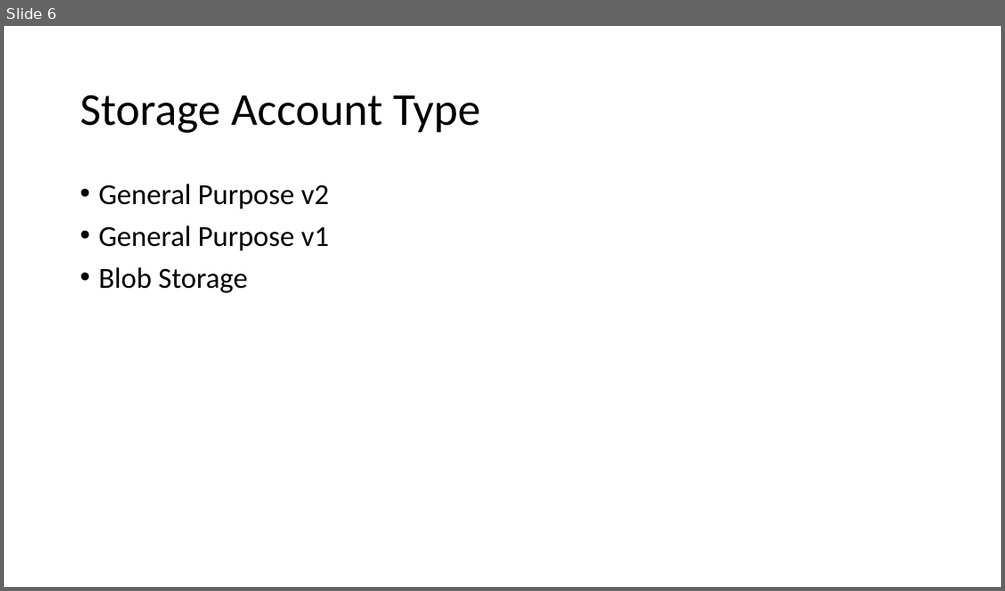
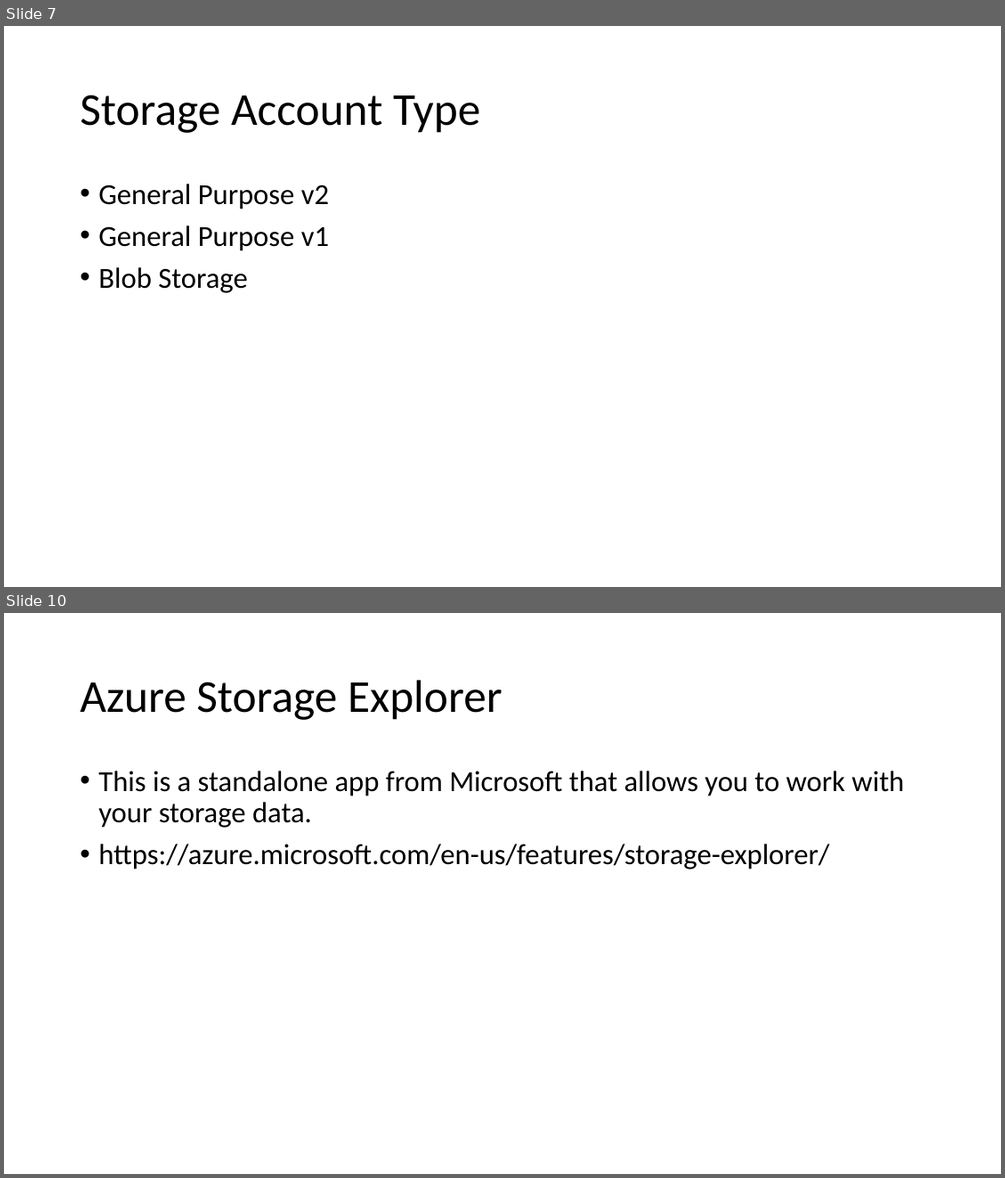
Before and after one commit to Anwarthajudeen/09Sep-AZ104, a slide deck: Azure Storage.pptx. Shown one above the other, each under a label of ours: slide 6 before the commit, slides 7 and 10 after it; the slides between them are not shown. The pictures are 1005x591 and 1005x1178 pixels, drawn with LibreOffice and Linux fonts; fonts in the diff are those of the drawing. Boxes give left, top, right and bottom in pixels: in the first picture for what was removed or moved away, otherwise in the second. Text is boxed around its words. In the diff, an @@ line names an element or a change of style, - is before the commit and + after.

```diff
--- a/Azure Storage.pptx
+++ b/Azure Storage.pptx
@@ slide 10 added at <box>4,613,1001,1174</box>, background #FFFFFF @@
@@ title added at <box>80,680,502,720</box>, 44 pt, text #000000 @@
+Azure Storage Explorer
@@ text added at <box>98,771,904,869</box>, 28 pt, text #000000 @@
+• This is a standalone app from Microsoft that allows you to work with your storage data.
+• https://azure.microsoft.com/en-us/features/storage-explorer/
@@ what was slide 6 is now slide 7 @@
```
Also in this commit, not shown: 17 other slides added.
